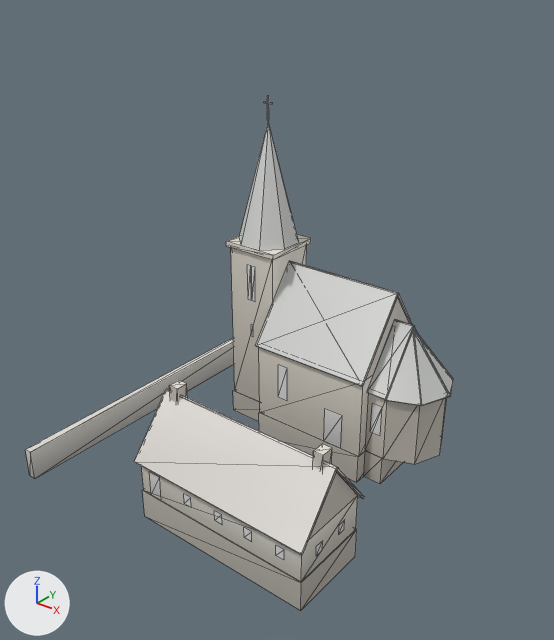
An edit to the glTF model game/assets/models/outbuildings/abbey_1.glb, drawn before and after from the same camera.
The view is the same before and after, from a 50 mm lens placed at (30.1, -45.7, 35.4), pointed at (-0.6, -7.3, 11.5). The axes (+X, +Y, +Z) are drawn at lower left. The lights are the same throughout. The picture after the commit comes second. Mesh edges are drawn as thin lines. Vertices at exactly the same position are counted once.

Objects in the first picture: 'abbey_1'.
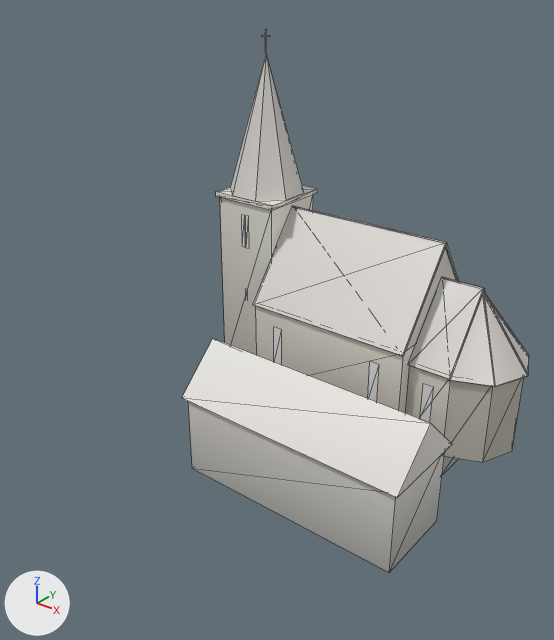
Boxes [x1, y1, x2, y2] around the edits, measured in the pictures (554 x 640 px; the box of a moved part takes in the faces that stretch with it):
'abbey_1', reshaped (19% narrower): before [25, 96, 453, 611]; after [182, 30, 529, 572]
part 1 of me_abbey_1, moved or reshaped (not visible afterwards): before [259, 412, 365, 482]
part 2 of me_abbey_1, moved or reshaped (not visible afterwards): before [233, 390, 260, 421]
part 3 of me_abbey_1, moved or reshaped: before [259, 297, 409, 456]; after [256, 248, 456, 413]
part 4 of me_abbey_1, moved or reshaped: before [231, 245, 307, 401]; after [220, 195, 313, 355]
part 5 of me_abbey_1, moved or reshaped: before [226, 235, 311, 260]; after [216, 186, 317, 210]
part 6 of me_abbey_1, moved or reshaped: before [142, 490, 357, 611]; after [188, 401, 445, 572]
part 7 of me_abbey_1, moved or reshaped: before [267, 96, 269, 121]; after [265, 30, 267, 53]
part 8 of me_abbey_1, moved or reshaped: before [256, 261, 412, 386]; after [253, 206, 459, 356]
part 9 of me_abbey_1, moved or reshaped: before [367, 319, 417, 399]; after [408, 277, 486, 379]
part 10 of me_abbey_1, moved or reshaped: before [385, 328, 453, 406]; after [449, 291, 529, 387]
part 11 of me_abbey_1, moved or reshaped: before [239, 122, 299, 250]; after [230, 54, 304, 201]
part 12 of me_abbey_1, moved or reshaped (not visible afterwards): before [324, 409, 342, 448]
part 13 of me_abbey_1, moved or reshaped: before [247, 265, 251, 300]; after [242, 215, 245, 247]
part 14 of me_abbey_1, deleted: before [25, 267, 382, 581]
part 15 of me_abbey_1, built on: before [364, 393, 447, 484]; after [182, 216, 524, 498]

The change in detail:
me_abbey_1 is used by ob_abbey_1; location (0.0, 0.0, 0.0).
me_abbey_1 had 324 vertices, 319 faces and spanned x -14.3..9.9, y -20.3..8.3, z -2.0..25.4.
me_abbey_1 now has 234 vertices, 237 faces and spans x -13.8..13.9, y -11.6..9.3, z -1.9..29.6.
me_abbey_1 part 1: the loose piece of 8 vertices spanning x -5.1..4.8, y -4.1..4.1, z -2.0..0.4 is scaled about its middle by (1.43, 1.25, 0.95), then moved by (-0.7, 4.0, 0.0).
me_abbey_1 part 2: the loose piece of 8 vertices spanning x -9.6..-5.0, y -2.3..2.3, z -2.0..0.0 is scaled about its middle by (1.28, 1.28, 0.95), then moved by (-3.5, 4.0, 0.1).
me_abbey_1 part 3: the loose piece of 9 vertices spanning x -5.1..4.8, y -4.0..4.0, z 0.4..12.5 is scaled about its middle by (1.43, 1.25, 1.25), then moved by (-0.7, 4.0, 1.5).
me_abbey_1 part 4: the loose piece of 8 vertices spanning x -9.5..-5.1, y -2.2..2.2, z 0.0..13.6 is scaled about its middle by (1.3, 1.3, 1.19), then moved by (-3.5, 4.0, 1.3).
me_abbey_1 part 5: the loose piece of 8 vertices spanning x -9.8..-4.8, y -2.5..2.5, z 13.6..14.0 is scaled about its middle by (1.26, 1.26, 0.95), then moved by (-3.5, 4.0, 2.6).
me_abbey_1 part 6: the loose piece of 8 vertices spanning x -5.1..9.1, y -17.1..-10.9, z -2.0..0.3 is scaled about its middle by (1.26, 1.05, 2.77), then moved by (1.0, 6.0, 2.6).
me_abbey_1 part 7: the loose piece of 8 vertices spanning x -7.3..-7.2, y -0.1..0.1, z 23.6..25.4 is moved by (-3.5, 4.0, 4.2).
me_abbey_1 part 8: the loose piece of 14 vertices spanning x -5.2..4.9, y -4.3..4.3, z 6.7..12.7 is scaled about its middle by (1.42, 1.24, 1.23), then moved by (-0.7, 4.0, 2.4).
me_abbey_1 part 9: the loose piece of 14 vertices spanning x 4.8..6.4, y -3.4..3.4, z 5.7..10.5 is scaled about its middle by (2.15, 1.23, 1.23), then moved by (2.4, 4.0, 2.0).
me_abbey_1 part 10: the loose piece of 18 vertices spanning x 6.3..9.9, y -3.5..3.5, z 5.7..10.3 is scaled about its middle by (1.23, 1.23, 1.24), then moved by (3.7, 4.0, 2.0).
me_abbey_1 part 11: the loose piece of 9 vertices spanning x -9.7..-4.9, y -2.4..2.4, z 14.0..23.6 is scaled about its middle by (1.3, 1.3, 1.18), then moved by (-3.5, 4.0, 3.4).
me_abbey_1 part 12: the loose piece of 4 vertices spanning x 1.5..3.1, y -4.0, z 0.4..3.4 is moved by (-3.1, 3.0, -0.1).
me_abbey_1 part 13: the loose piece of 4 vertices spanning x -7.7..-7.3, y -2.2, z 9.4..12.4 is moved by (-3.4, 3.3, 2.7).
me_abbey_1 part 14: 27 loose pieces with 136 vertices, spanning x -14.3..9.4, y -20.3..8.3, z -0.8..12.4, are deleted.
me_abbey_1 part 15: 20 vertices removed from x 4.8..9.5, y -3.1..3.1, z -2.0..6.0; 66 vertices added at x -10.9..13.6, y -11.6..9.0, z -1.9..15.1.
Other edits to the shape of me_abbey_1 do not show in these pictures.
